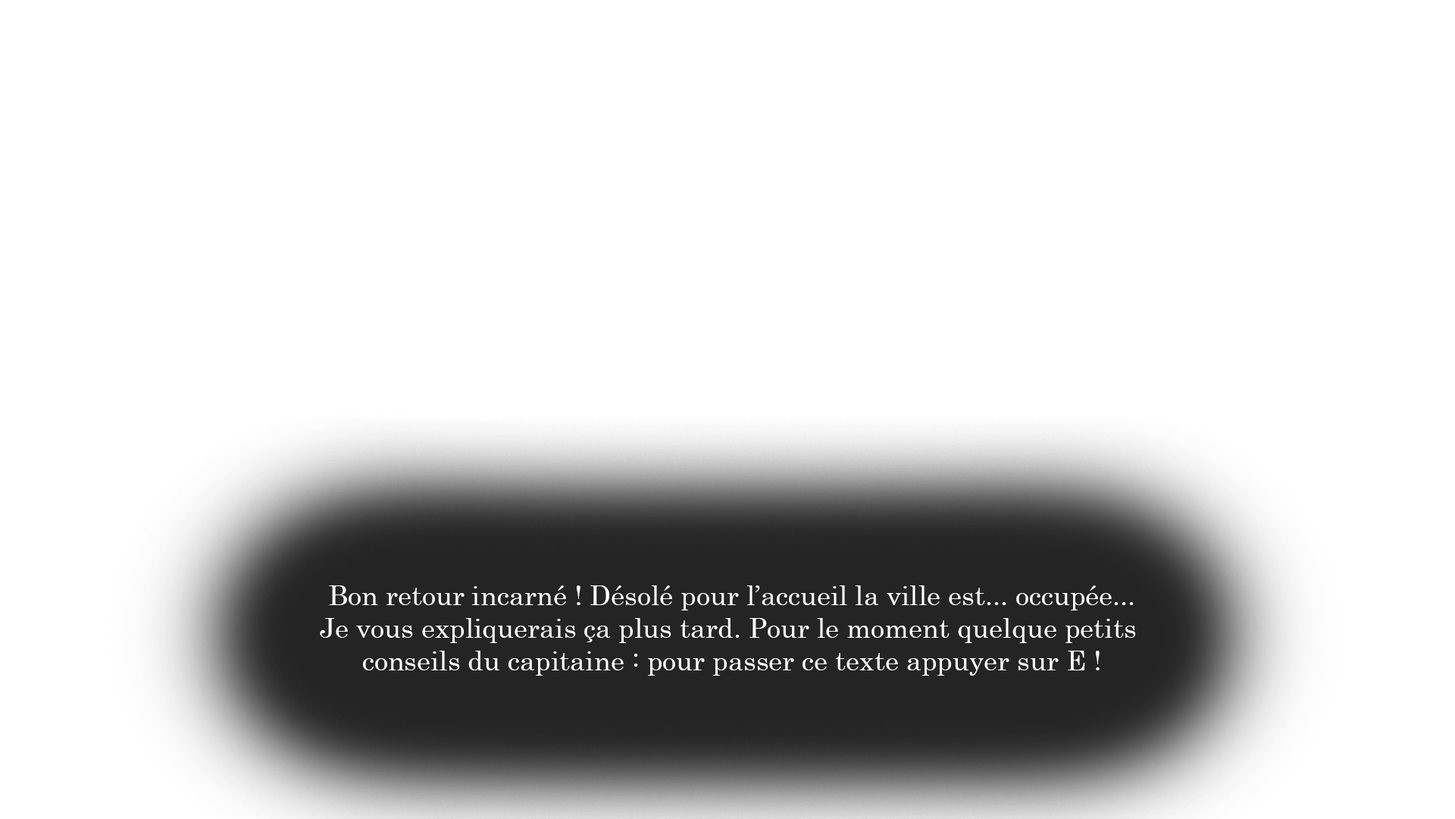
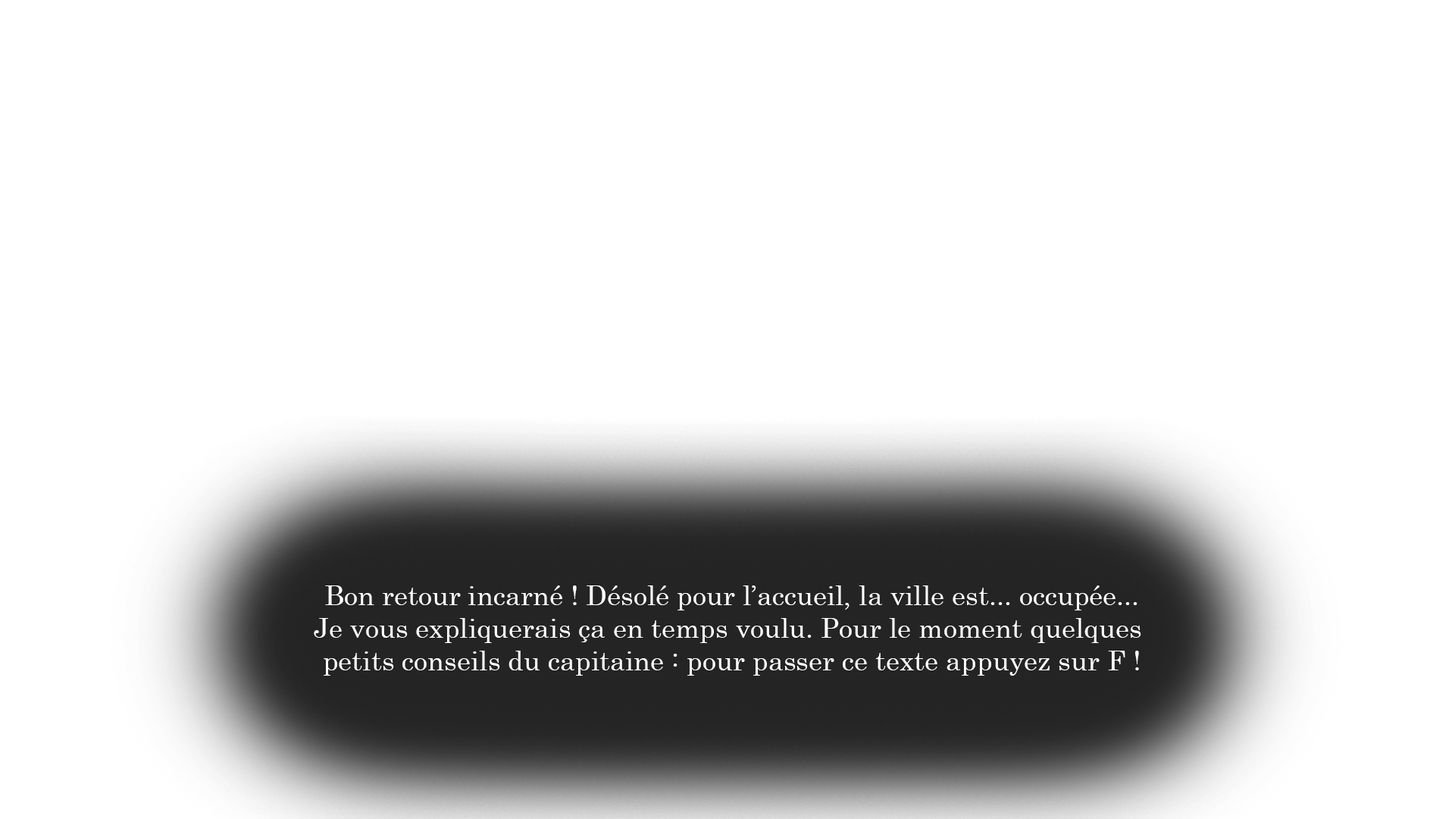
Layer changes from the first 1455px x 819px image to the second:
renamed "Bon retour incarné ! Désolé pour l’accueil la ville est... occu" to "Bon retour incarné ! Désolé pour l’accueil, la ville est... occ", painted on it over [313, 585, 1142, 676]
